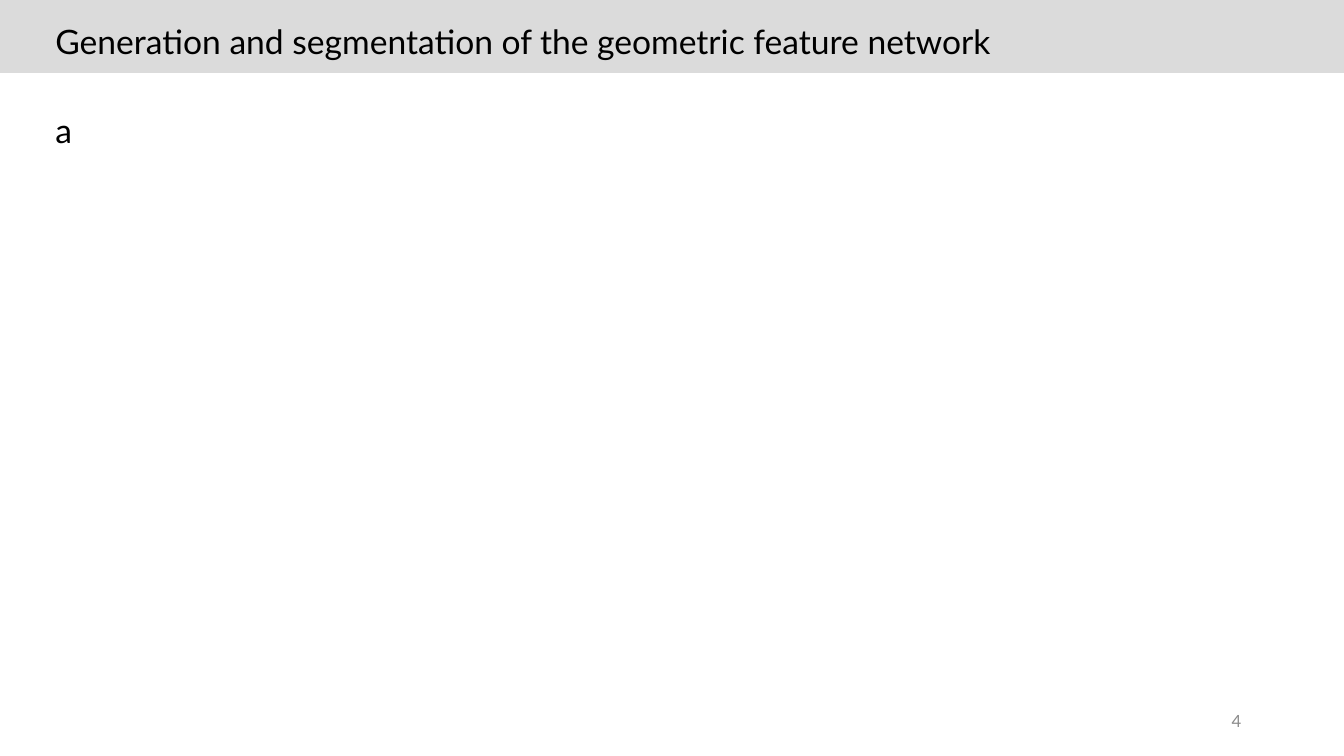
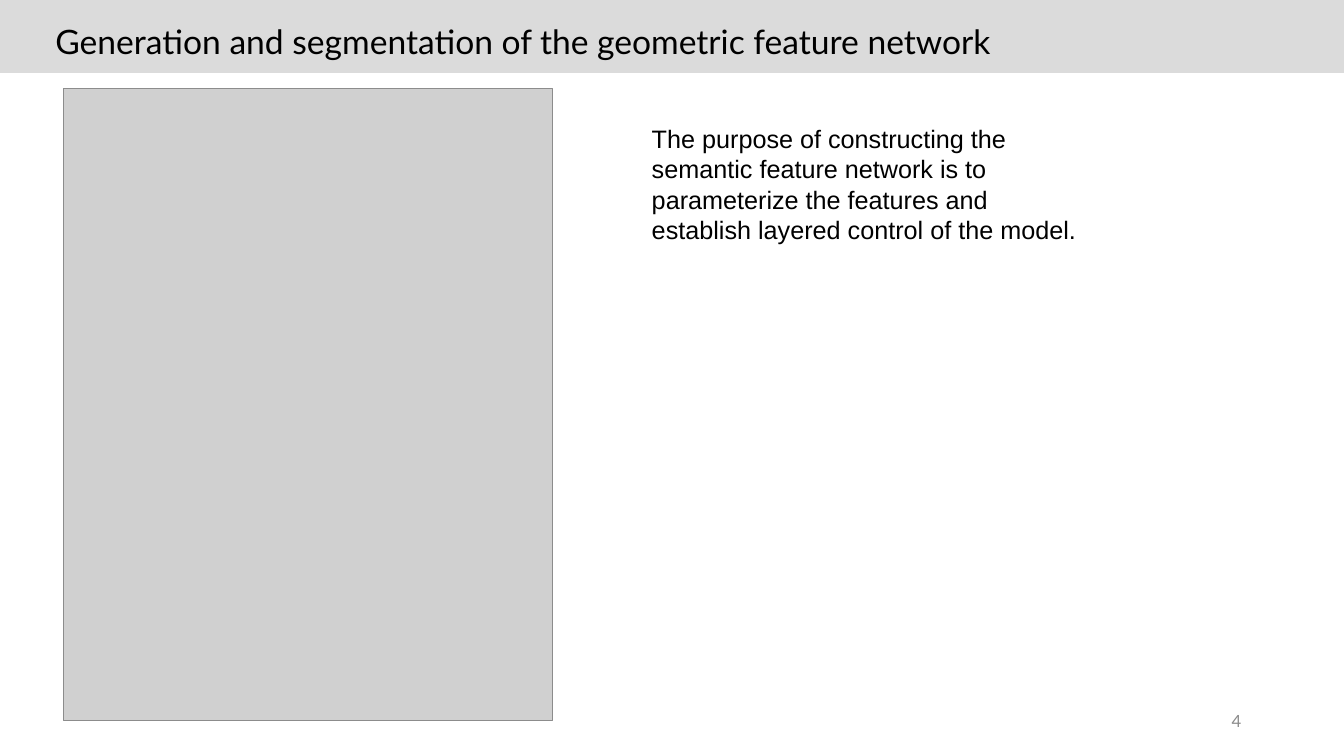
Before and after one commit to JoTsuchi22/lab_share, a slide deck: slide 4 of 文献紹介/20220608/文献調査_土山雄飛_20220608.pptx. Drawn at 1344x756 pixels with LibreOffice and Linux fonts; fonts in the diff are those of the drawing; grey boxes stand for pictures. Boxes give left, top, right and bottom in pixels: in the first picture for what was removed or moved away, otherwise in the second. Text is boxed around its words. In the diff, an @@ line names an element or a change of style, - is before the commit and + after.

```diff
--- a/文献紹介/20220608/文献調査_土山雄飛_20220608.pptx
+++ b/文献紹介/20220608/文献調査_土山雄飛_20220608.pptx
@@ picture added at [64, 89, 553, 721] @@
@@ text removed at [55, 125, 72, 144] @@
-a
@@ text added at [652, 129, 1076, 244], 18 pt, text #000000 @@
+The purpose of constructing the semantic feature network is to parameterize the features and establish layered control of the model.
```
Also in this commit, not shown: 1 other slide changed, 1 other file.
